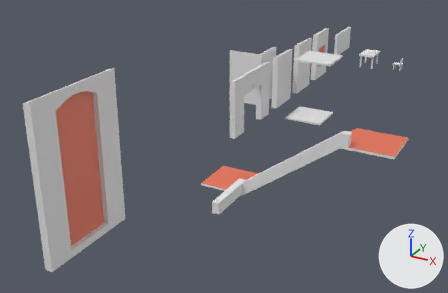
A saved change to the FBX model Source/Collection.fbx.
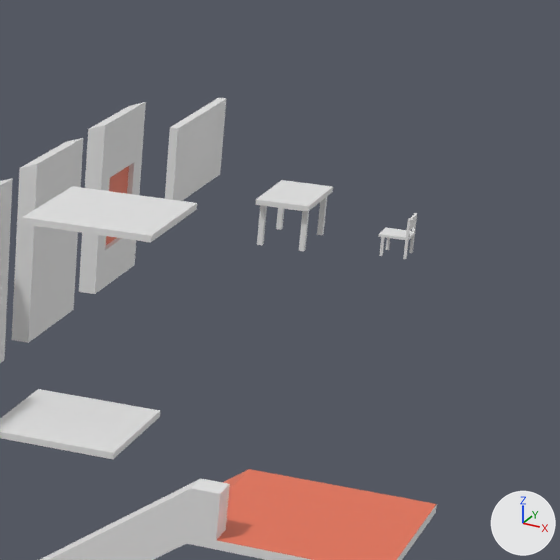
Each version is shown whole from a 50 mm lens placed at (11.35, -31.4, 12.15), pointed at (-2.09, -6.96, -0.07), then close up on the part from 65% to 99% of the width and 0% to 52% of the height. The axes (+X, +Y, +Z) are drawn at lower right. The lights are the same throughout. The last two pictures show the newer version. Where no turn or scale is listed for an object, it has been applied to the vertices. Vertices at exactly the same position are counted once.

The scene before the commit, as lines of its bpy script (objects in view):
```python
me_cube_003 = bpy.data.meshes.new('Cube.003')
me_cube_003.from_pydata(...)  # 10 vertices, 6 faces; spans x -0.3..0.0, y -1.0..1.0, z 0.0..3.0
me_cube_007 = bpy.data.meshes.new('Cube.007')
me_cube_007.from_pydata(...)  # 10 vertices, 6 faces; spans x -0.06..0.1, y -1.4..1.4, z 0.7..2.2
me_cube_015 = bpy.data.meshes.new('Cube.015')
me_cube_015.from_pydata(...)  # 50 vertices, 36 faces; spans x -0.5..0.5, y -0.8..0.8, z 0.0..0.9
me_cube_016 = bpy.data.meshes.new('Cube.016')
me_cube_016.from_pydata(...)  # 64 vertices, 44 faces; spans x -0.3..0.252, y -0.247..0.247, z 0.0..0.753
me_plane_013 = bpy.data.meshes.new('Plane.013')
me_plane_013.from_pydata(...)  # a box spanning x -1.0..1.0, y -1.0..1.0, z 2.9..3.0
# before: 4 (-1.0, -1.0, 3.0) at pixel (21, 217), 5 (1.0, -1.0, 3.0) at pixel (151, 235), 6 (-1.0, 1.0, 3.0) at pixel (72, 186), 7 (1.0, 1.0, 3.0) at pixel (197, 203)
ob_blackboard = bpy.data.objects.new('blackboard', me_cube_007)
ob_blackboard.location = (-2.0, 10.0, 0.0)
ob_ceiling = bpy.data.objects.new('ceiling', me_plane_013)
ob_ceiling.location = (0.0, 0.0, 0.0)
ob_chair = bpy.data.objects.new('chair', me_cube_016)
ob_chair.location = (2.0, 10.0, 0.0)
ob_door = bpy.data.objects.new('door', me_cube_003)
ob_door.location = (-2.0, 3.0, 0.0)
ob_table = bpy.data.objects.new('table', me_cube_015)
ob_table.location = (0.0, 10.0, 0.0)
# also in view: 'wall' at (-2.15, 0.0, 1.5); 'windows' at (-2.15, 6.0, 1.5); 'floor' at (0.0, -1.0, -0.05); 'stairs' at (3.0, -10.0, 1.7)
```
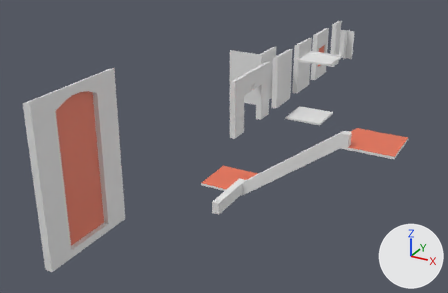
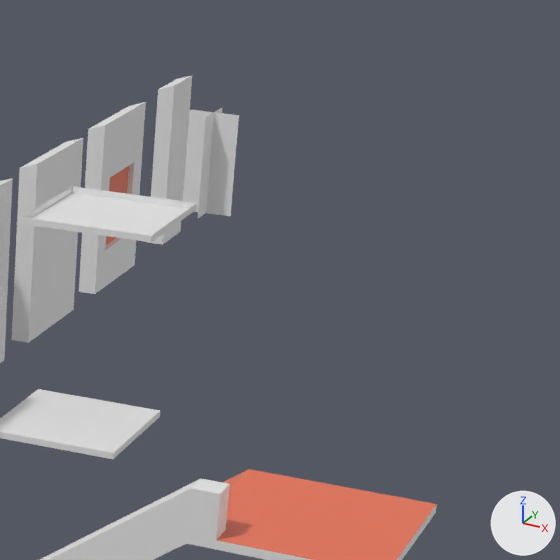
Location of each change, [x1, y1, x2, y2] in pixels of the close-ups (560 x 560 px):
'plant', added: after [183, 108, 239, 218]
'blackboard', deleted: before [165, 98, 226, 201]
'wall small', added: after [148, 76, 192, 245]
'table', deleted: before [255, 180, 333, 251]
'chair', deleted: before [378, 213, 417, 259]
part 1 of me_plane_013, deleted: before [23, 186, 197, 236]

The change, as a diff of the scene's bpy script:
```diff
--- a/Source/Collection.fbx.py
+++ b/Source/Collection.fbx.py
@@ me_plane_013 @@
 # used by ob_ceiling; location = (0.0, 0.0, 0.0)
 # verts and faces of me_plane_013; kept vertices keep their numbers, new ones are numbered from 8
-me_plane_013.from_pydata(...)  # 8 vertices, 6 faces; spans x -1.0..1.0, y -1.0..1.0, z 2.9..3.0
+me_plane_013.from_pydata(...)  # 8 vertices, 5 faces; spans x -1.0..1.0, y -1.0..1.0, z 2.9..3.0
+# me_plane_013 part 1
+delete_faces([(4, 5, 7, 6)])
@@ me_plane_007 @@
+me_plane_007.from_pydata([(0.0, -0.5, 2.0), (0.0, -0.5, 0.0), (0.0, 0.5, 2.0), (0.0, 0.5, 0.0), (0.5, 0.0, 2.0), (0.5, 0.0, 0.0), (-0.5, 0.0, 2.0), (-0.5, 0.0, 0.0)], [], [(0, 1, 3, 2), (4, 5, 7, 6)])
@@ me_cube_012 @@
+me_cube_012.from_pydata([(0.0, -1.0, 0.0), (0.0, -1.0, 3.0), (0.0, 0.0, 0.0), (0.0, 0.0, 3.0), (-0.3, -1.0, 0.0), (-0.3, -1.0, 2.9), (-0.3, 0.0, 0.0), (-0.3, 0.0, 2.9)], [], [(2, 3, 1, 0), (0, 1, 5, 4), (3, 2, 6, 7), (2, 0, 4, 6), (4, 5, 7, 6), (1, 3, 7, 5)])
@@ ob_table @@
-ob_table = bpy.data.objects.new('table', me_cube_015)
-ob_table.location = (0.0, 10.0, 0.0)
@@ ob_chair @@
-ob_chair = bpy.data.objects.new('chair', me_cube_016)
-ob_chair.location = (2.0, 10.0, 0.0)
@@ ob_blackboard @@
-ob_blackboard = bpy.data.objects.new('blackboard', me_cube_007)
-ob_blackboard.location = (-2.0, 10.0, 0.0)
@@ ob_plant @@
+ob_plant = bpy.data.objects.new('plant', me_plane_007)
+ob_plant.location = (-2.0, 11.0, 0.0)
@@ ob_wall_small @@
+ob_wall_small = bpy.data.objects.new('wall small', me_cube_012)
+ob_wall_small.location = (-2.0, 9.5, 0.0)
```
